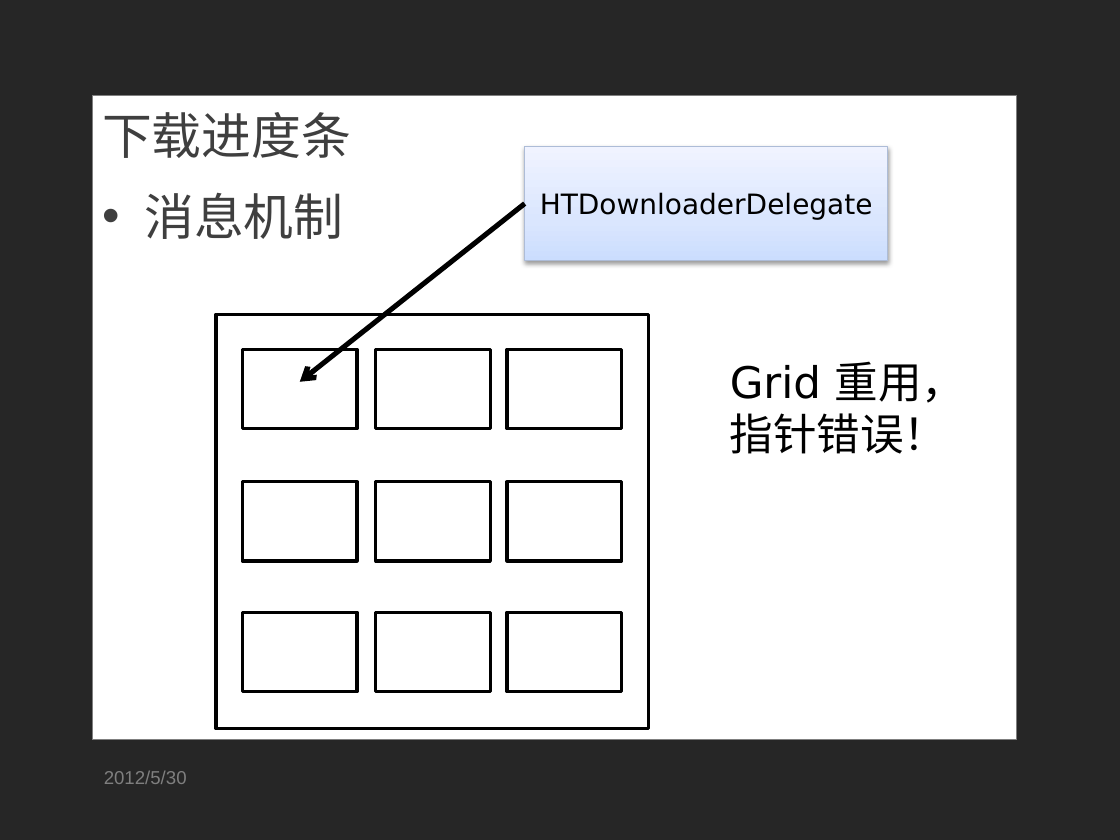
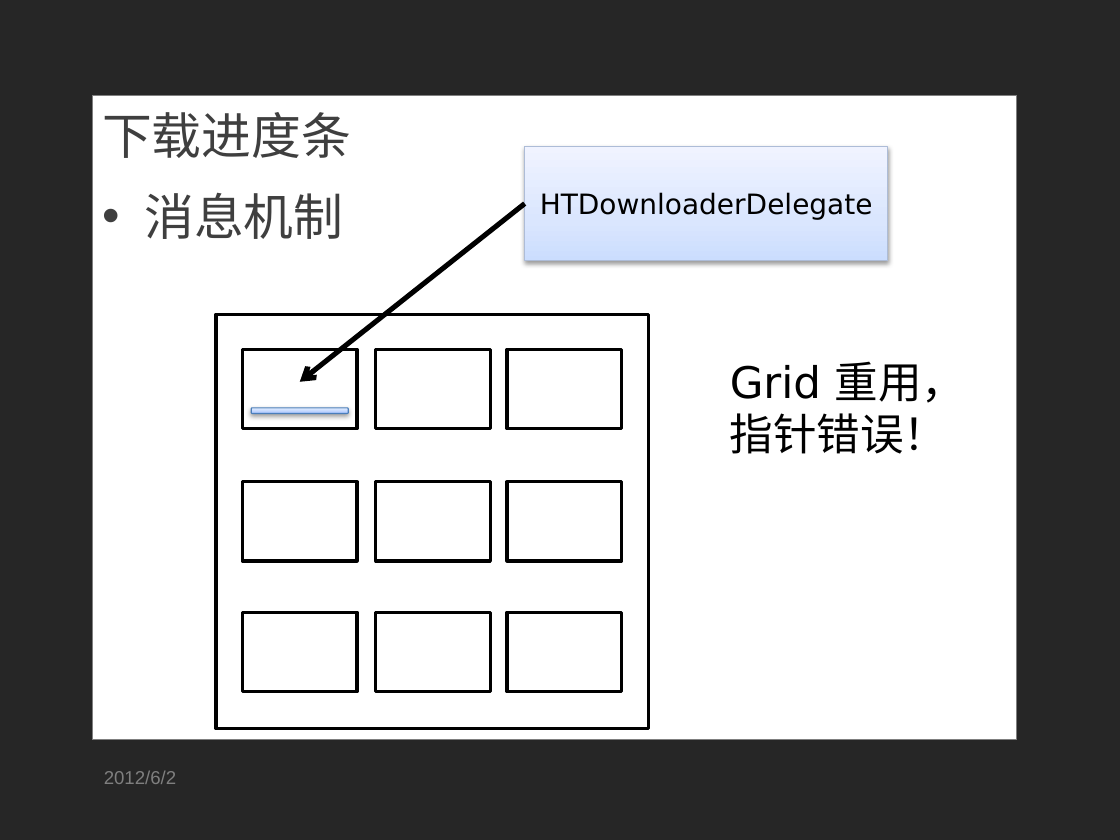
Before and after one commit to SoSkyrim/ricky-tan, a slide deck: slide 14 of work/毕业设计_答辩.pptx. Drawn at 1120x840 pixels with LibreOffice and Linux fonts; fonts in the diff are those of the drawing; background and template pictures are left out. Boxes give left, top, right and bottom in pixels: in the first picture for what was removed or moved away, otherwise in the second. Text is boxed around its words. In the diff, an @@ line names an element or a change of style, - is before the commit and + after.

```diff
--- a/work/毕业设计_答辩.pptx
+++ b/work/毕业设计_答辩.pptx
@@ rounded rectangle added at (251, 408, 348, 413), fill gradient #A4C4FF to #BFD4FF to #E6EEFF, outline #4B7EBC 0.75 pt @@
@@ text at (104, 770, 177, 784): text changed @@
-2012/5/30
+2012/6/2
```
Also in this commit, not shown: 18 other slides changed.
